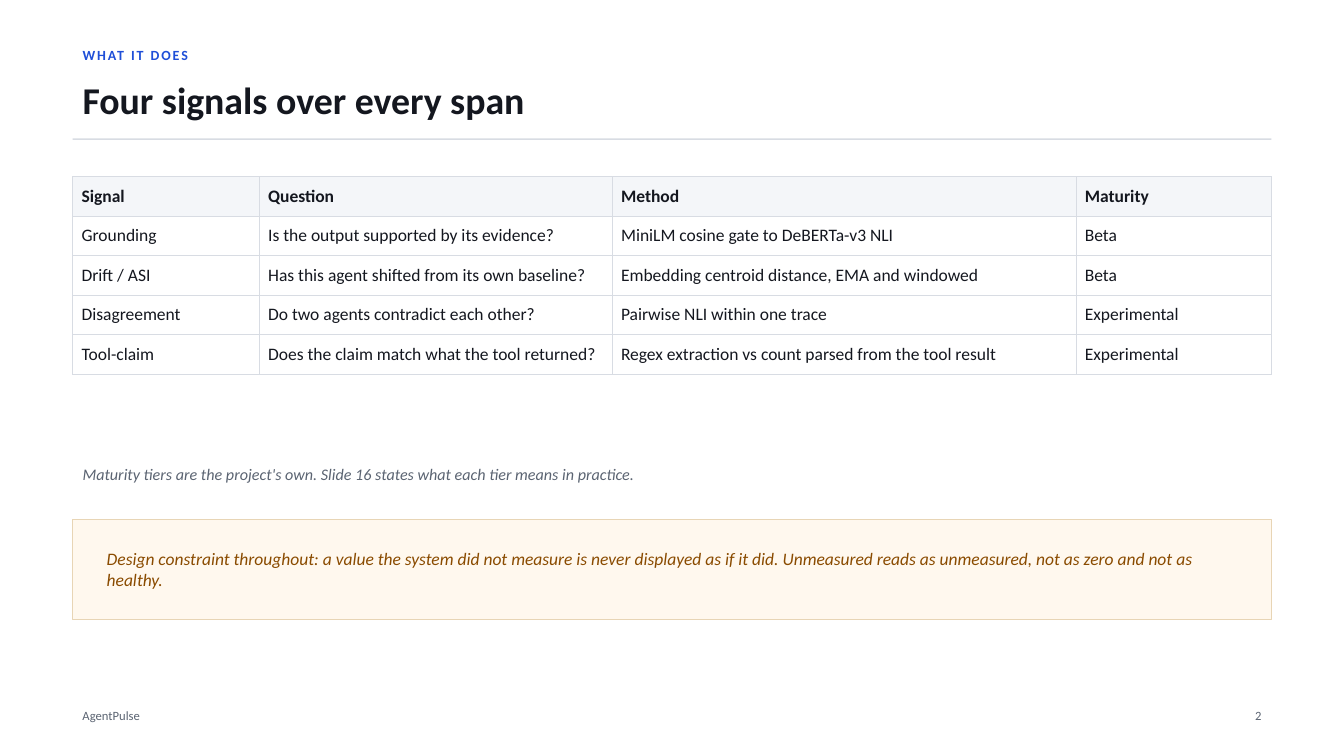
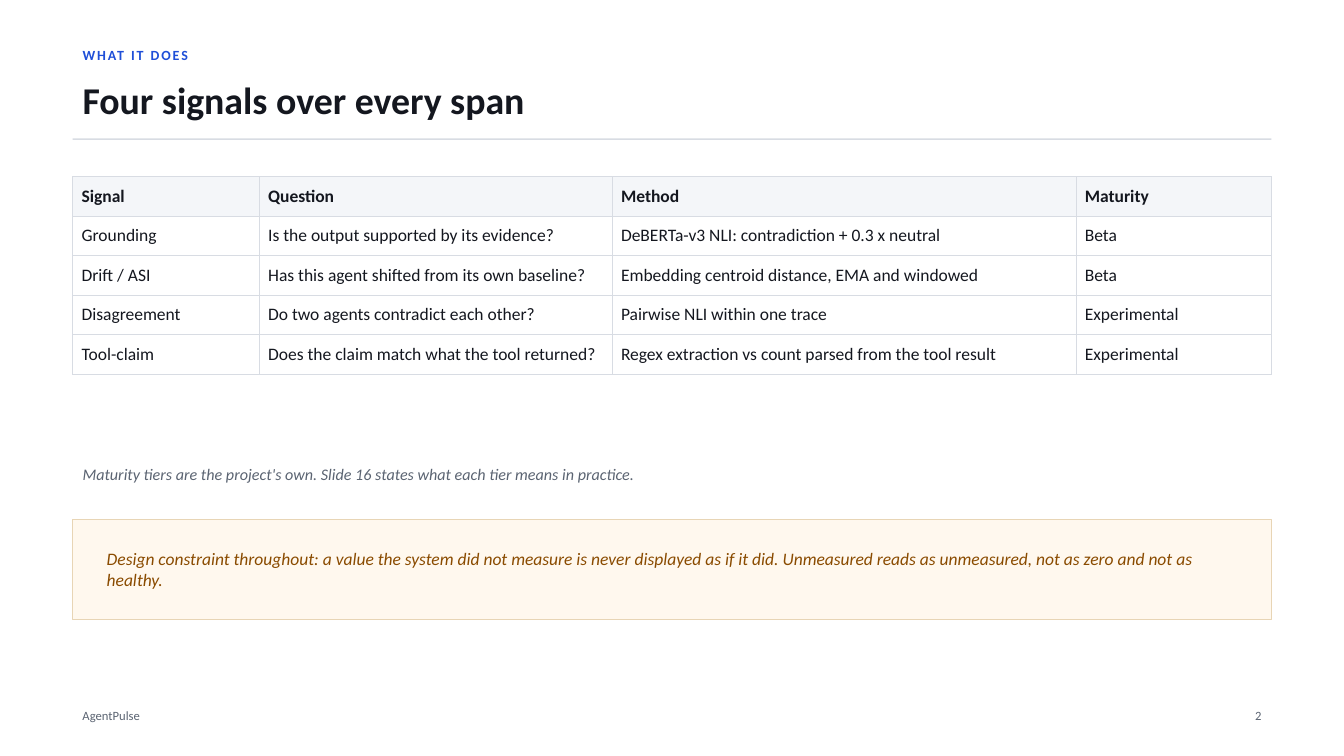
Before and after one commit to Soum-Code/agentpulse, a slide deck: slide 3 of presentation/AgentPulse_Project_Deck.pptx. Drawn at 1344x756 pixels with LibreOffice and Linux fonts; fonts in the diff are those of the drawing. Boxes give left, top, right and bottom in pixels: in the first picture for what was removed or moved away, otherwise in the second. Text is boxed around its words. In the diff, an @@ line names an element or a change of style, - is before the commit and + after.

```diff
--- a/presentation/AgentPulse_Project_Deck.pptx
+++ b/presentation/AgentPulse_Project_Deck.pptx
@@ table at [73, 176, 1271, 367] @@
-row 2, column 3: MiniLM cosine gate to DeBERTa-v3 NLI
+row 2, column 3: DeBERTa-v3 NLI: contradiction + 0.3 x neutral
```
Also in this commit, not shown: 4 other slides changed, 28 other files.
